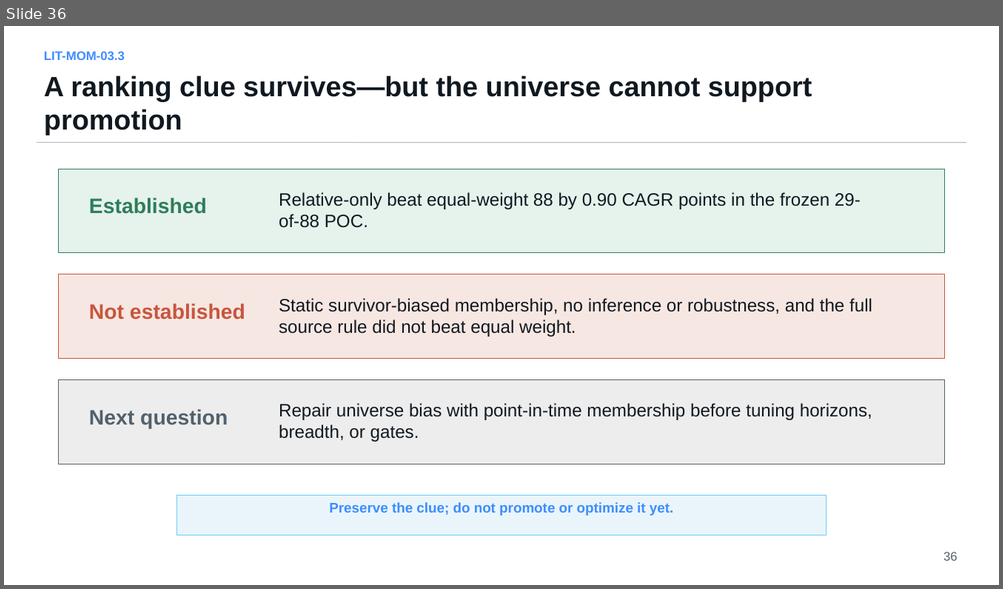
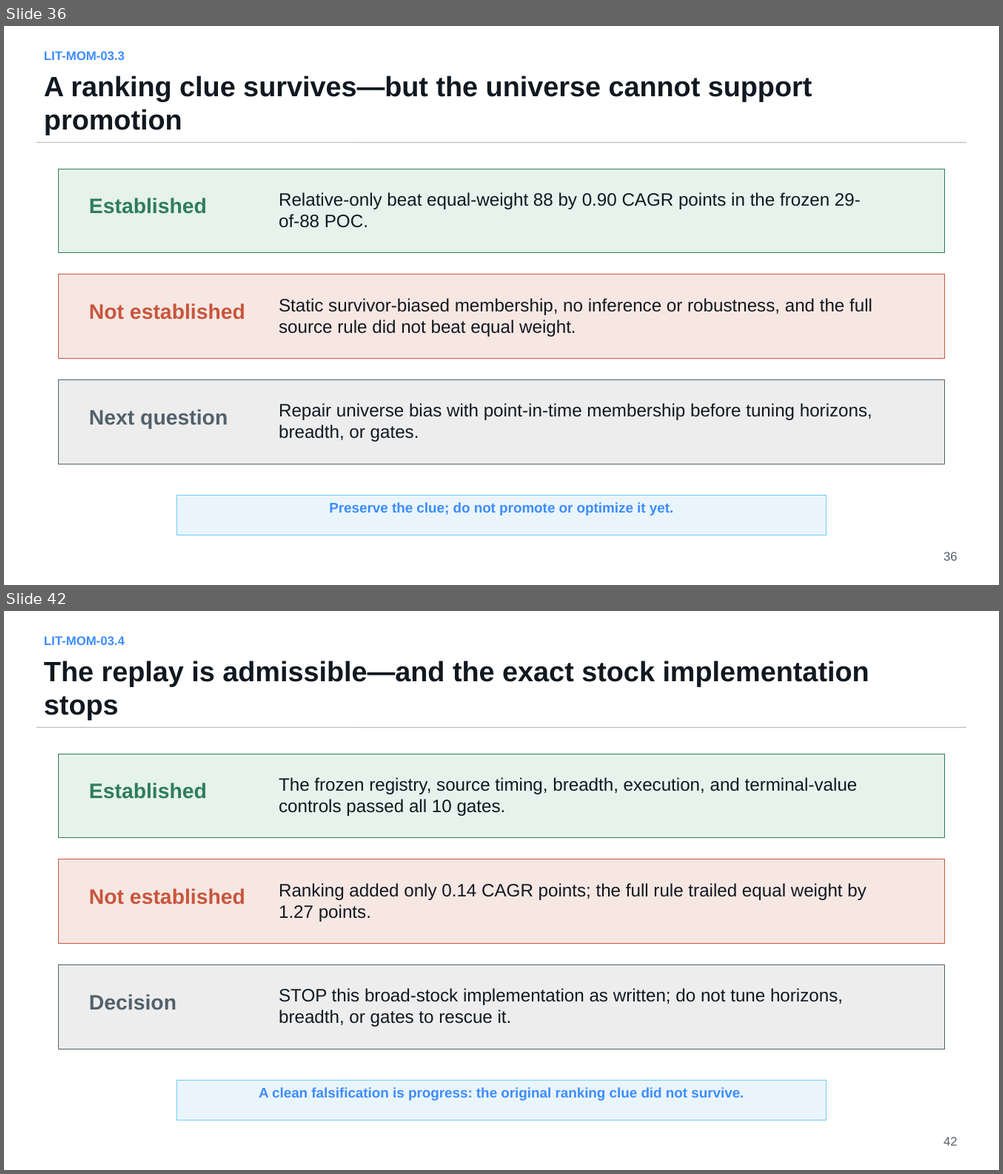
Before and after one commit to Francisc0Franc0/Time-Series-Modeling-Gen5, a slide deck: literature_studies/presentations/gen5_lit_mom_03_1_dual_momentum_study.pptx. Shown one above the other, each under a label of ours: slide 36 before the commit, slides 36 and 42 after it; the slides between them are not shown. The pictures are 1003x589 and 1003x1174 pixels, drawn with LibreOffice and Linux fonts; fonts in the diff are those of the drawing. Boxes give left, top, right and bottom in pixels: in the first picture for what was removed or moved away, otherwise in the second. Text is boxed around its words. In the diff, an @@ line names an element or a change of style, - is before the commit and + after.

Commit message:
Add defensible dual momentum universe replay

```diff
--- a/literature_studies/presentations/gen5_lit_mom_03_1_dual_momentum_study.pptx
+++ b/literature_studies/presentations/gen5_lit_mom_03_1_dual_momentum_study.pptx
@@ slide 42 added at (x1=4, y1=611, x2=999, y2=1170), background #FFFFFF @@
@@ text added at (x1=44, y1=636, x2=125, y2=645), 12 pt, text #3D8DFF, bold @@
+LIT-MOM-03.4
@@ text added at (x1=44, y1=661, x2=869, y2=720), 27 pt, text #101820, bold @@
+The replay is admissible—and the exact stock implementation stops
@@ line added from (37, 727) to (967, 727), #B8BCC4 0.75 pt @@
@@ rectangle added at (x1=59, y1=755, x2=945, y2=838), fill #E6F2EC, outline #2E7D5B 0.75 pt @@
@@ text added at (x1=89, y1=783, x2=207, y2=799), 20.2 pt, text #2E7D5B, bold @@
+Established
@@ text added at (x1=279, y1=777, x2=857, y2=816), 17.2 pt, text #101820 @@
+The frozen registry, source timing, breadth, execution, and terminal-value controls passed all 10 gates.
@@ rectangle added at (x1=59, y1=860, x2=945, y2=943), fill #F7E7E2, outline #C8553D 0.75 pt @@
@@ text added at (x1=89, y1=889, x2=245, y2=905), 20.2 pt, text #C8553D, bold @@
+Not established
@@ text added at (x1=279, y1=883, x2=866, y2=922), 17.2 pt, text #101820 @@
+Ranking added only 0.14 CAGR points; the full rule trailed equal weight by 1.27 points.
@@ rectangle added at (x1=59, y1=965, x2=945, y2=1049), fill #EDEDED, outline #52616B 0.75 pt @@
@@ text added at (x1=89, y1=994, x2=176, y2=1011), 20.2 pt, text #52616B, bold @@
+Decision
@@ text added at (x1=279, y1=988, x2=842, y2=1027), 17.2 pt, text #101820 @@
+STOP this broad-stock implementation as written; do not tune horizons, breadth, or gates to rescue it.
@@ rectangle added at (x1=176, y1=1080, x2=826, y2=1121), fill #EAF5FB, outline #6DCBF4 0.75 pt @@
@@ text added at (x1=259, y1=1088, x2=743, y2=1101), 13.5 pt, text #3D8DFF, bold @@
+A clean falsification is progress: the original ranking clue did not survive.
@@ text added at (x1=943, y1=1137, x2=957, y2=1146), 12 pt, text #52616B @@
+42
```
Also in this commit, not shown: 1 slide changed, 6 other slides added, 10 other files.
